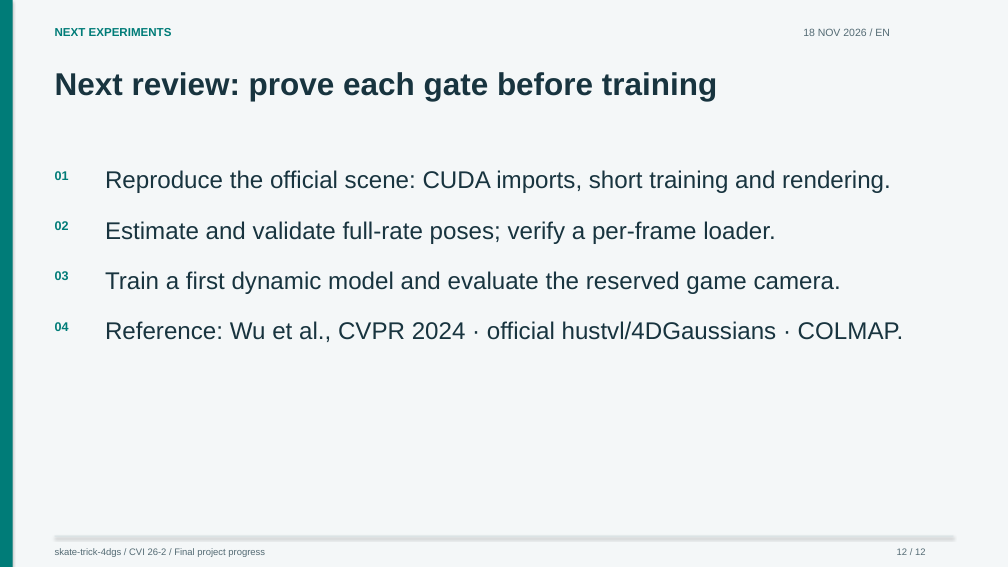
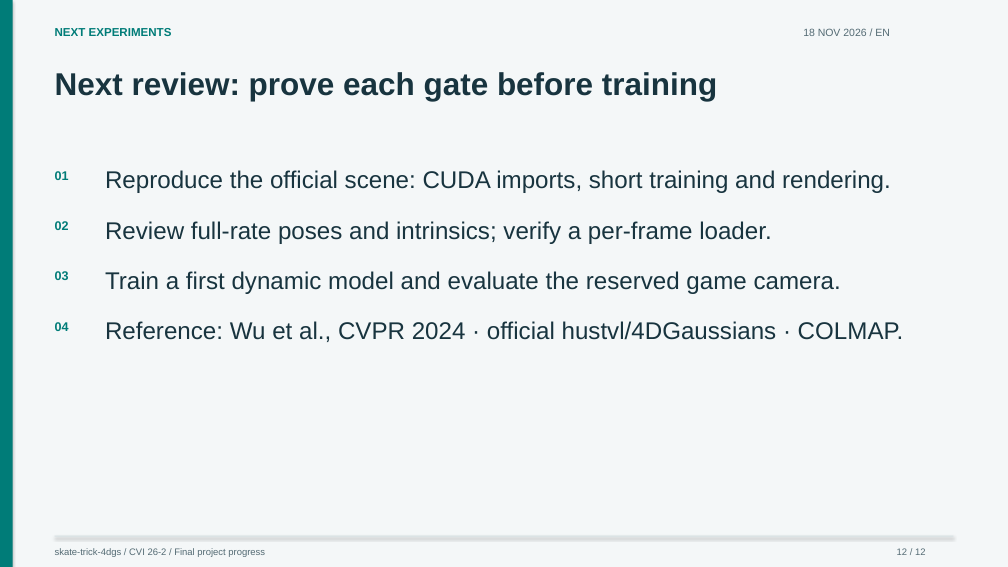
Before and after one commit to craptou/Projet_4D_Gaussian_Splatting, a slide deck: slide 12 of presentations/progress.en.pptx. Drawn at 1008x567 pixels with LibreOffice and Linux fonts; fonts in the diff are those of the drawing. Boxes give left, top, right and bottom in pixels: in the first picture for what was removed or moved away, otherwise in the second. Text is boxed around its words. In the diff, an @@ line names an element or a change of style, - is before the commit and + after.

Commit message:
docs: record full-rate pose coverage retries and bilingual review evidence

```diff
--- a/presentations/progress.en.pptx
+++ b/presentations/progress.en.pptx
@@ text at [105, 221, 771, 244]: text changed @@
-Estimate and validate full-rate poses; verify a per-frame loader.
+Review full-rate poses and intrinsics; verify a per-frame loader.
```
Also in this commit, not shown: 4 other slides changed, 27 other files.
